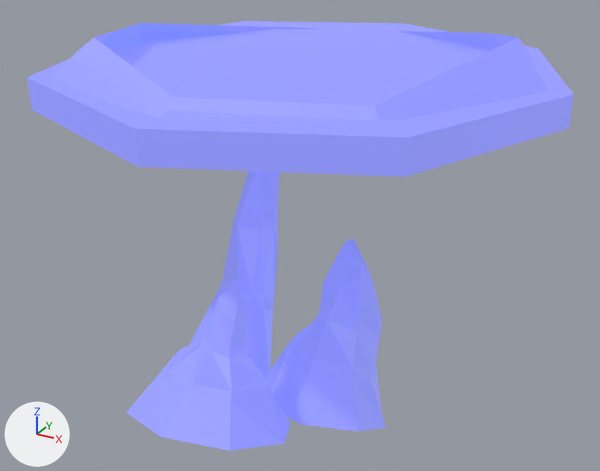
What one commit did to the glTF model res/models/effects/petrify.glb.
Before and after are seen from a camera (50 mm lens) standing at (1.51, -2.79, 0.71) and looking at (0.0, -0.05, -0.66). The lights are fixed; the arrows at lower left show +X, +Y and +Z. The first picture is the older version. Where no turn or scale is listed for an object, it has been applied to the vertices. Vertices at exactly the same position are counted once.
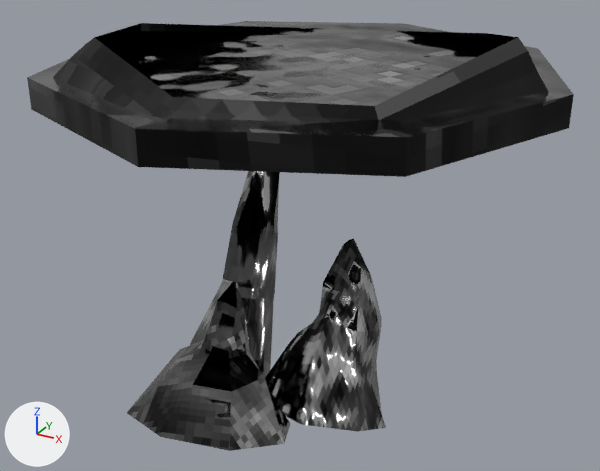
What changed in the scene script:
```text
Add img_petrify_normal:
    img_petrify_normal = load_image('petrify_Normal', '_unpacked/petrify_Normal', 128, 128, 'Non-Color')
Add img_petrify_basecolor:
    img_petrify_basecolor = load_image('petrify_BaseColor', '_unpacked/petrify_BaseColor', 128, 128, 'sRGB')
Add img_petrify_emission:
    img_petrify_emission = load_image('petrify_Emission', '_unpacked/petrify_Emission', 128, 128, 'sRGB')
Add img_petrify_metallic_petrify_roughness:
    img_petrify_metallic_petrify_roughness = load_image('petrify_Metallic-petrify_Roughness', '_unpacked/petrify_Metallic-petrify_Roughness', 128, 128, 'Non-Color')
Add mat_petrify:
    mat_petrify = bpy.data.materials.new('petrify')
    # uses the picture img_petrify_basecolor
    # uses the picture img_petrify_emission
    # uses the picture img_petrify_metallic_petrify_roughness
    # uses the picture img_petrify_normal
Change me_cylinder_007:
    where me_cylinder_007.from_pydata(...)  # 88 vertices, 156 faces; spans x -0.95..1.0, y -1.01..1.01, z -0.75..-0.46
    used by ob_cylinder_007; location = (0.0, -0.003, 0.665)
    remove me_cylinder_007.materials.append(mat_material_002)  # picture img_petrify1, glowing blue #717aaa
    me_cylinder_007 part 1: texture (UV) coordinates of 156 of 156 faces, centred in x -0.88..0.91, y -0.91..0.91, z -0.75..-0.51, changed; they spanned u 0.51..0.99, v 0.01..0.49 and now span u 0.0..0.75, v 0.21..0.89
    add me_cylinder_007.materials.append(mat_petrify)
Change me_cylinder_008:
    where me_cylinder_008.from_pydata(...)  # 96 vertices, 188 faces; spans x -0.175..0.173, y -0.405..0.251, z -0.7..0.635
    remove me_cylinder_008.materials.append(mat_material_002)  # picture img_petrify1, glowing blue #717aaa
    add me_cylinder_008.materials.append(mat_petrify)
Change me_cylinder_009:
    where me_cylinder_009.from_pydata(...)  # 64 vertices, 124 faces; spans x -0.317..0.265, y -0.372..0.162, z -0.443..0.318
    used by ob_cylinder_009; location = (0.237, -0.116, -0.97)
    remove me_cylinder_009.materials.append(mat_material_002)  # picture img_petrify1, glowing blue #717aaa
    me_cylinder_009 part 2: texture (UV) coordinates of 124 of 124 faces, centred in x -0.256..0.219, y -0.321..0.148, z -0.42..0.316, changed; they spanned u 0.0..1.0, v 0.01..1.0 and now span u 0.0..0.89, v 0.0..0.96
    add me_cylinder_009.materials.append(mat_petrify)
Change me_cylinder_010:
    where me_cylinder_010.from_pydata(...)  # 64 vertices, 124 faces; spans x -0.309..0.31, y -0.375..0.201, z -0.332..0.263
    remove me_cylinder_010.materials.append(mat_material_002)  # picture img_petrify1, glowing blue #717aaa
    add me_cylinder_010.materials.append(mat_petrify)
```

What differs and where, as boxes [x1, y1, x2, y2] in the pictures (600 x 471 px):
'Cylinder.007', recoloured, surface changed (blue to grey)
    both: [27, 21, 574, 177]
'Cylinder.009', recoloured, surface changed (blue to grey)
    both: [265, 239, 386, 431]
'Cylinder.010', recoloured (blue to grey)
    both: [127, 281, 290, 451]
'Cylinder.008', recoloured (blue to black)
    both: [190, 171, 280, 377]
